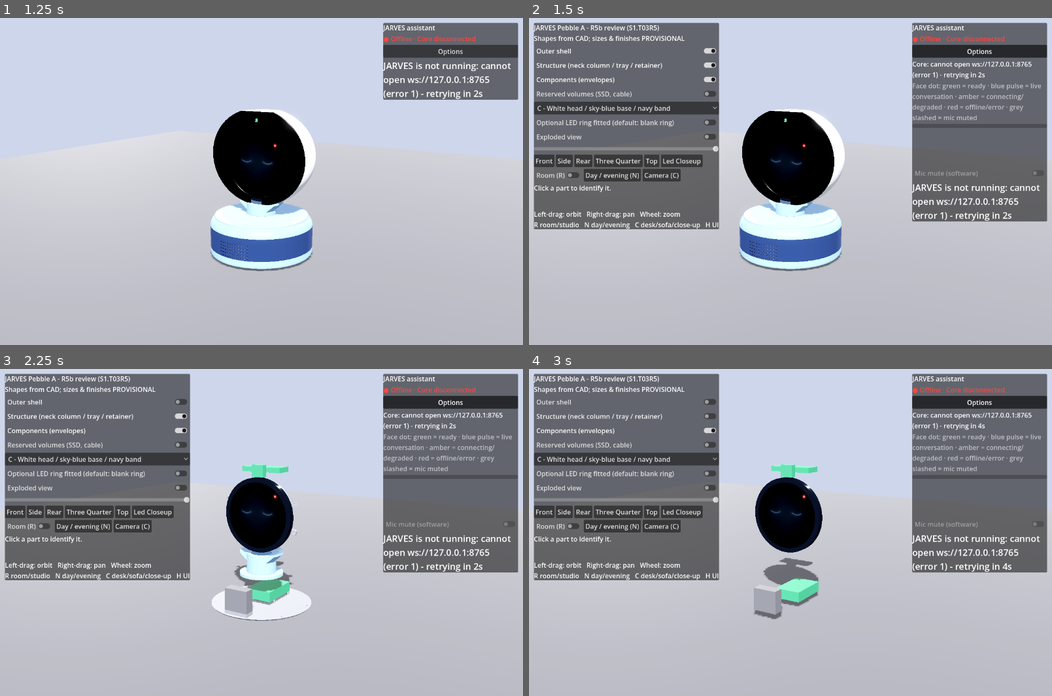
Above: before the commit, frames 1-4 (two rows, left to right).
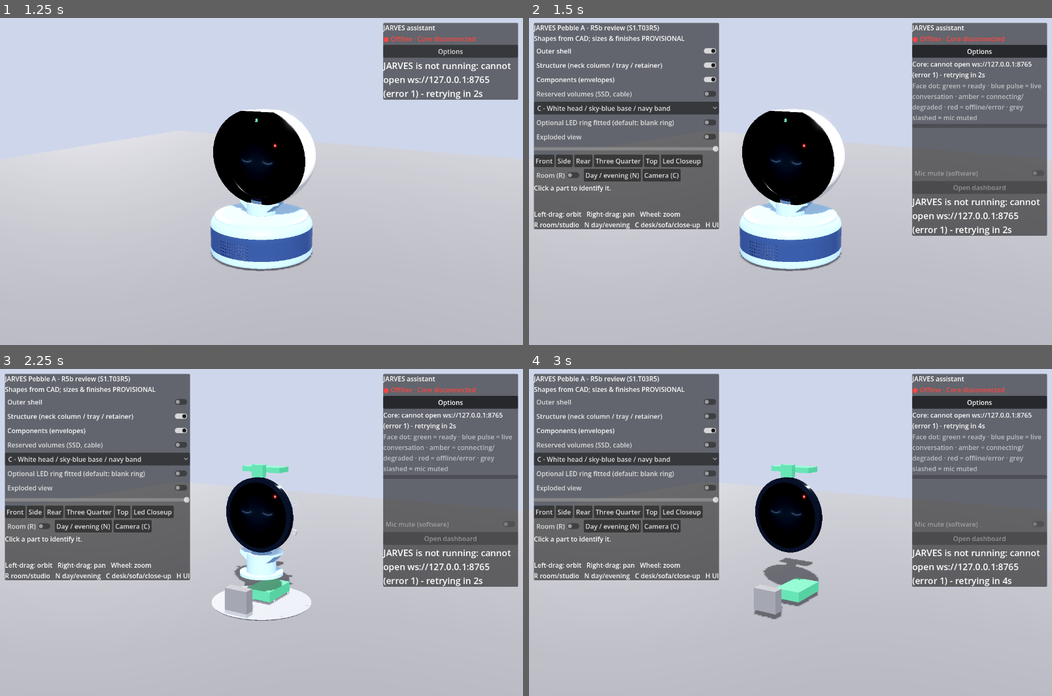
Above: after the commit, the same moments.

Repository: Jarvis-igerman-ai/jarves
Game: Godot game, scene res://main.tscn
Same seed, same stepped clock (60 frames per second), same inputs: the game is played once before the commit and once after it.
Inputs (mouse positions are in pixels of both pictures, inside the frame that each line leads up to):
- Up to frame 1 (1.25 s): tap Enter at 0.5 s; move the mouse to (376, 165) at 0.52 s; tap R at 0.6 s; click (376, 165) at 0.67 s
- Up to frame 2 (1.5 s): click "Options" at 1.25 s
- Up to frame 3 (2.25 s): click "Outer shell" at 2 s
- Up to frame 4 (3 s): click "Structure (neck column / tray…" at 2.75 s

Frame 1 is identical in both runs. In frame 2, 1.9% of the frame differs, in the area x 73-100%, y 50-67%; in frame 3, 1.9%; in frame 4, 1.9%.

Commit message:
dashboard: workspace/memory/settings editing API, logs + conversation search API, tasks; open_dashboard tool, face button and ui.open_dashboard (#17)
Co-Authored-By: Claude Opus 5.5 <noreply@anthropic.com>

Diff:
--- a/godot/face/assistant_ui.gd
+++ b/godot/face/assistant_ui.gd
@@ -20,6 +20,7 @@
 var _state := "idle"
 var _linked := false
 var mute_chk: CheckButton
+var dash_btn: Button
 var confirm: ConfirmationDialog
 var _confirm_id := ""
 var last_status := {}
@@ -88,6 +89,12 @@
 	mute_chk.text = "Mic mute (software)"
 	mute_chk.toggled.connect(func(on): link.send("mic.set_mute", {"muted": on}))
 	options_box.add_child(mute_chk)
+	# opens the local web dashboard (conversations, logs, costs, memory, settings); the Core opens the browser
+	dash_btn = Button.new()
+	dash_btn.text = "Open dashboard"
+	dash_btn.tooltip_text = "Conversations, logs, costs, memory and settings in your browser"
+	dash_btn.pressed.connect(func(): link.send("ui.open_dashboard"))
+	options_box.add_child(dash_btn)
 	confirm = ConfirmationDialog.new()
 	confirm.confirmed.connect(func(): _answer(true))
 	confirm.canceled.connect(func(): _answer(false))
@@ -115,6 +122,7 @@
 
 func _set_controls(on: bool) -> void:
 	mute_chk.disabled = not on
+	dash_btn.disabled = not on
 
 
 func _answer(ok: bool) -> void:
@@ -209,6 +217,11 @@
 		"status":
 			last_status = p
 			_show_status(p)
+		"dashboard.opened":
+			# {url, browser}: the Core opened it in the browser; without a browser show where it runs
+			var where := _str(p.get("url")).substr(0, 200)
+			caption.text = "Dashboard opened in your browser" if p.get("browser", false) == true \
+				else "Dashboard running at " + where
 
 
 const ACTIVITY := {
Not shown, changed: core/src/jarves/app.py
Not shown, changed: core/src/jarves/cli.py
Not shown, added: core/src/jarves/config_edit.py
Not shown, changed: core/src/jarves/dashboard.py
Not shown, changed: core/src/jarves/link.py
Not shown, added: core/src/jarves/logview.py
Not shown, changed: core/src/jarves/voice/live.py
Not shown, changed: core/tests/test_dashboard.py
Not shown, changed: core/tests/test_face_protocol_godot.py
Not shown, changed: jarvis.cmd
